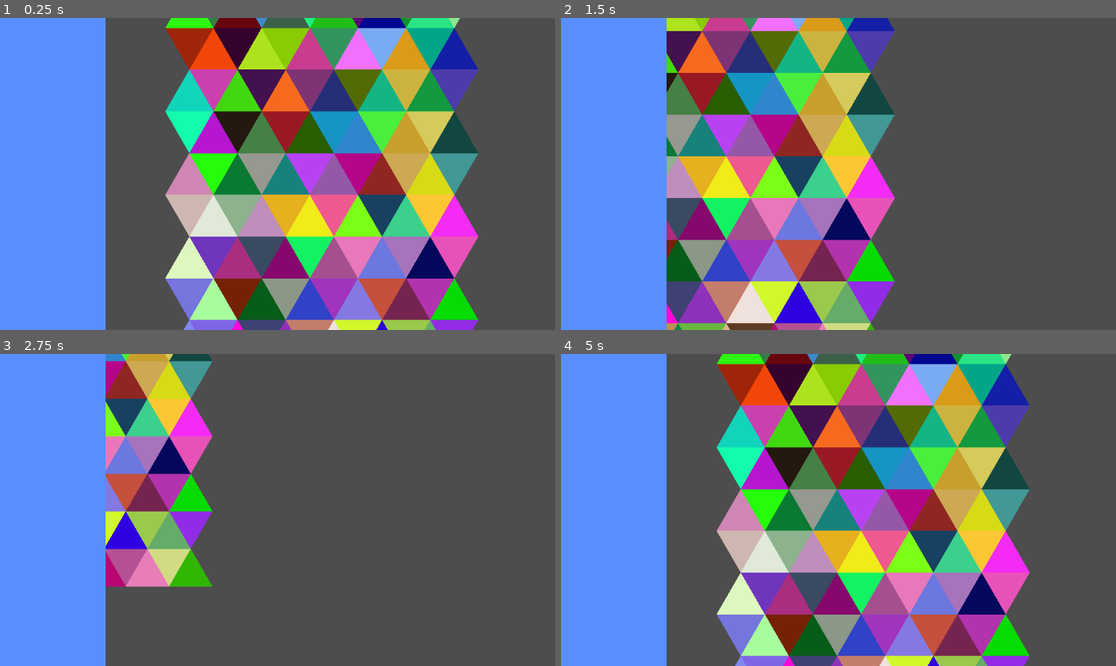
Above: before the commit, frames 1-4 (two rows, left to right).
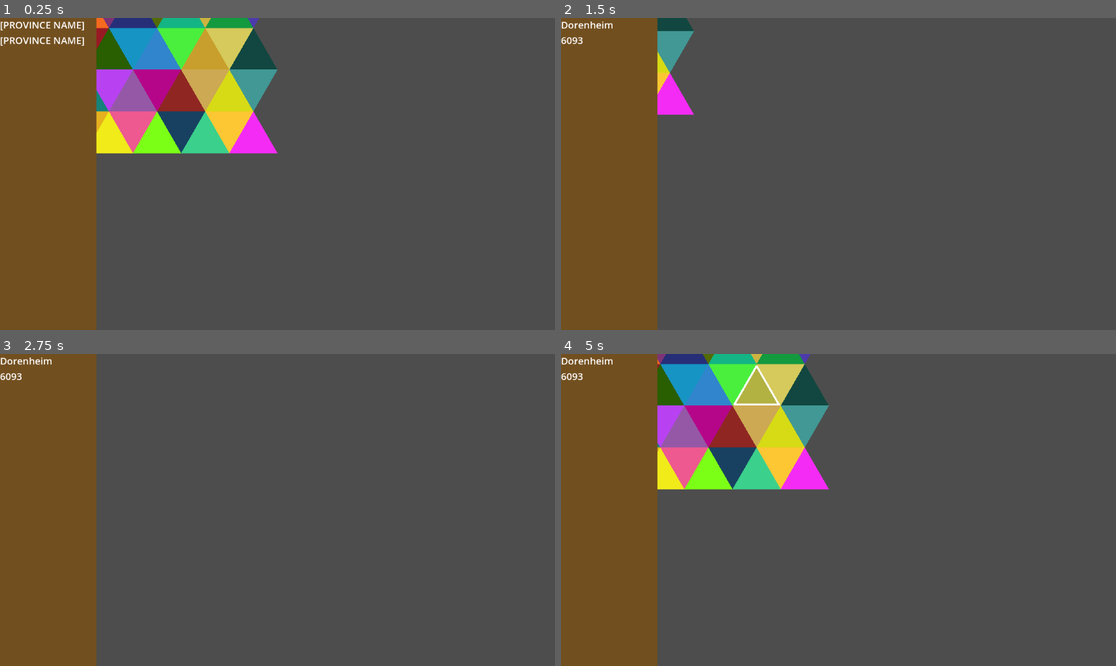
Above: after the commit, the same moments.

Repository: GermanCodeEngineer/map-game
Game: Godot game, scene res://window.tscn
Two runs of this game, one before a commit and one after it. Both use one fixed random seed, a clock stepped at 60 frames per second and the inputs below.
Inputs (mouse positions are in pixels of both pictures, inside the frame that each line leads up to):
- Up to frame 1 (0.25 s): no input
- Up to frame 2 (1.5 s): tap Enter at 0.5 s; move the mouse to (749, 49) at 0.52 s; hold Right (ui_right) 0.53-1.28 s; tap Mouse wheel down (zoom_in) at 0.6 s; click (749, 49) at 0.67 s; move the mouse to (644, 24) at 1.27 s; hold Down (ui_down) from 1.28 s (still down); tap Mouse wheel up (zoom_out) at 1.35 s; click (644, 24) at 1.42 s
- Up to frame 3 (2.75 s): move the mouse to (44, 375) at 2.02 s; release Down (ui_down) at 2.03 s; hold Right (ui_right) from 2.03 s (still down); tap Mouse wheel down (zoom_in) at 2.1 s; click (44, 375) at 2.17 s
- Up to frame 4 (5 s): move the mouse to (577, 378) at 2.77 s; release Right (ui_right) at 2.78 s; hold Up (ui_up) 2.78-3.53 s; tap Mouse wheel up (zoom_out) at 2.85, 4.35 s; click (577, 378) at 2.92 s; move the mouse to (583, 375) at 3.52 s; hold Left (ui_left) from 3.53 s (still down); tap Mouse wheel down (zoom_in) at 3.6 s; click (583, 375) at 3.67 s; move the mouse to (649, 360) at 4.27 s; click (649, 360) at 4.42 s

The runs differ from the first frame. In frame 1, 76% of the frame differs, in the area x 0-87%, y 0-100%; in frame 2, 58%; in frame 3, 32%; in frame 4, 75%.

Commit message:
continued

Diff:
--- a/left_right.gd
+++ /dev/null
@@ -1,30 +0,0 @@
-extends HBoxContainer
-
-# Attach this to your HBoxContainer
-@onready var sidebar = $SideBar  # Your left sidebar
-@onready var main_area = $MapContainer      # Your main area
-@onready var viewport_container = main_area.get_node("ViewportContainer")
-@onready var subviewport = viewport_container.get_node("Viewport")
-
-func _ready():
-	# Sidebar fixed-ish, main area expands
-	sidebar.size_flags_horizontal = Control.SIZE_FILL
-	main_area.size_flags_horizontal = Control.SIZE_EXPAND_FILL
-
-	# Update SubViewport to match container at start
-	_update_viewport_size()
-
-	# Connect resized signal so SubViewport always matches container
-	self.resized.connect(_update_viewport_size)
-
-	viewport_container.resized.connect(_update_viewport_size)
-
-func _update_viewport_size():
-	# Make SubViewport match the main area's ViewportContainer
-	if viewport_container and subviewport:
-		subviewport.size = viewport_container.size
-
-func _process(_delta):
-	# Optional: enforce sidebar ~20% of total width
-	var total_width = self.size.x
-	sidebar.custom_minimum_size.x = max(total_width * 0.2, 1)
--- a/map.gd
+++ b/map.gd
@@ -25,9 +25,9 @@
 		for row in range(self.province_rows):
 			for col in range(self.province_cols):
 				@warning_ignore("integer_division")
-				var x = (col - (self.province_cols/2)) * self.province_size / 2
+				var x = (col - self.province_cols) * self.province_size / 2
 				@warning_ignore("integer_division")
-				var y = (row - (self.province_rows/2)) * (self.province_size * sqrt(3) / 2)
+				var y = (row - self.province_rows) * (self.province_size * sqrt(3) / 2)
 				var pointing_up = (row + col) % 2 == 0
 				var pos = Vector2(x, y)
 				var province_data = provinces_data[len(self.provinces)]
@@ -45,7 +45,16 @@
 		for province in self.provinces:
 			province.update()
 
+	func get_side_panel() -> Panel:
+		var map_area: Control = self.node.get_parent()
+		var window = map_area.get_parent()
+		var panel_layer = window.get_child(0)
+		var panel_node = panel_layer.get_child(0)
+		return panel_node
+
+var map_instance: WorldMap = null
+
 func _ready():
-	var map = WorldMap.new(self, 12, 12, 100.0)
-	map.generate_provinces()
-	map.setup()
+	map_instance = WorldMap.new(self, 8, 12, 100.0)
+	map_instance.generate_provinces()
+	map_instance.setup()
--- a/project.godot
+++ b/project.godot
@@ -11,7 +11,7 @@
 [application]
 
 config/name="MapGame"
-run/main_scene="uid://jmp64mn3d1ro"
+run/main_scene="uid://cebxepsea0ecg"
 config/features=PackedStringArray("4.5", "Mobile")
 config/icon="res://icon.svg"
 
--- a/province.gd
+++ b/province.gd
@@ -54,7 +54,7 @@
 		area.add_child(collision)
 		area.connect("input_event", func(_viewport, event, _shape_idx):
 			if event is InputEventMouseButton and event.pressed and event.button_index == MOUSE_BUTTON_LEFT:
-				self.on_clicked()
+				self.on_click()
 		)
 		self.node.add_child(area)
 
@@ -69,7 +69,13 @@
 			tri.color = self.color
 			tri_border.default_color = Color.TRANSPARENT
 
-	func on_clicked():
+	func on_click():
 		print("Clicked province '%s', Population: %d" % [self.name, self.population])
 		self.parent.selected_province = self
+		var side_panel := self.parent.get_side_panel()
+		var side_panel_vbox: VBoxContainer = side_panel.get_child(1)
+		var province_name_label: Label = side_panel_vbox.get_child(0)
+		province_name_label.text = self.name
+		var province_population_label: Label = side_panel_vbox.get_child(1)
+		province_population_label.text = "%d" % self.population
 		self.parent.update()
--- a/window.tscn
+++ b/window.tscn
@@ -1,55 +1,57 @@
-[gd_scene load_steps=4 format=3 uid="uid://jmp64mn3d1ro"]
+[gd_scene load_steps=4 format=3 uid="uid://cebxepsea0ecg"]
 
-[ext_resource type="Script" uid="uid://npb8krxkhnoq" path="res://map.gd" id="1_mvsta"]
-[ext_resource type="Script" uid="uid://glemhq3k8nn0" path="res://left_right.gd" id="1_nfq5s"]
-[ext_resource type="Script" uid="uid://ceccyxsdrmfxd" path="res://camera.gd" id="2_hjewq"]
+[ext_resource type="Script" uid="uid://npb8krxkhnoq" path="res://map.gd" id="1_hjewq"]
+[ext_resource type="Script" uid="uid://ceccyxsdrmfxd" path="res://camera.gd" id="2_nfq5s"]
 
-[node name="Window" type="Control"]
-layout_mode = 3
+[sub_resource type="LabelSettings" id="LabelSettings_srjdr"]
+font_size = 20
+
+[node name="Window" type="HBoxContainer"]
 anchors_preset = 15
 anchor_right = 1.0
 anchor_bottom = 1.0
 grow_horizontal = 2
 grow_vertical = 2
 
-[node name="LeftRight" type="HBoxContainer" parent="."]
+[node name="PanelLayer" type="CanvasLayer" parent="."]
+
+[node name="Panel" type="Panel" parent="PanelLayer"]
+custom_minimum_size = Vector2(200, 0)
+offset_right = 200.0
+offset_bottom = 648.0
+
+[node name="Background" type="ColorRect" parent="PanelLayer/Panel"]
 layout_mode = 1
 anchors_preset = 15
 anchor_right = 1.0
 anchor_bottom = 1.0
 grow_horizontal = 2
 grow_vertical = 2
-script = ExtResource("1_nfq5s")
-
-[node name="SideBar" type="VBoxContainer" parent="LeftRight"]
-custom_minimum_size = Vector2(200, 0)
-layout_mode = 2
-
-[node name="Background" type="ColorRect" parent="LeftRight/SideBar"]
-layout_mode = 2
 size_flags_horizontal = 3
 size_flags_vertical = 3
-color = Color(0.34730473, 0.55899096, 1, 1)
+color = Color(0.44635242, 0.3100037, 0.122424625, 1)
 
-[node name="MapContainer" type="Control" parent="LeftRight"]
+[node name="VBoxContainer" type="VBoxContainer" parent="PanelLayer/Panel"]
+layout_mode = 0
+offset_right = 40.0
+offset_bottom = 40.0
+
+[node name="ProvinceName" type="Label" parent="PanelLayer/Panel/VBoxContainer"]
+layout_mode = 2
+text = "[PROVINCE NAME]"
+label_settings = SubResource("LabelSettings_srjdr")
+
+[node name="ProvincePopulation" type="Label" parent="PanelLayer/Panel/VBoxContainer"]
+layout_mode = 2
+text = "[PROVINCE NAME]"
+label_settings = SubResource("LabelSettings_srjdr")
+
+[node name="MapArea" type="Control" parent="."]
 layout_mode = 2
 size_flags_horizontal = 3
 
-[node name="ViewportContainer" type="SubViewportContainer" parent="LeftRight/MapContainer"]
-layout_mode = 1
-anchors_preset = 15
-anchor_right = 1.0
-anchor_bottom = 1.0
-grow_horizontal = 2
-grow_vertical = 2
+[node name="Map" type="Node2D" parent="MapArea"]
+script = ExtResource("1_hjewq")
 
-[node name="Viewport" type="SubViewport" parent="LeftRight/MapContainer/ViewportContainer"]
-handle_input_locally = false
-render_target_update_mode = 4
-
-[node name="Map" type="Node2D" parent="LeftRight/MapContainer/ViewportContainer/Viewport"]
-position = Vector2(204, 0)
-script = ExtResource("1_mvsta")
-
-[node name="Camera2D" type="Camera2D" parent="LeftRight/MapContainer/ViewportContainer/Viewport/Map"]
-script = ExtResource("2_hjewq")
+[node name="Camera" type="Camera2D" parent="MapArea"]
+script = ExtResource("2_nfq5s")
Not shown, removed: left_right.gd.uid
